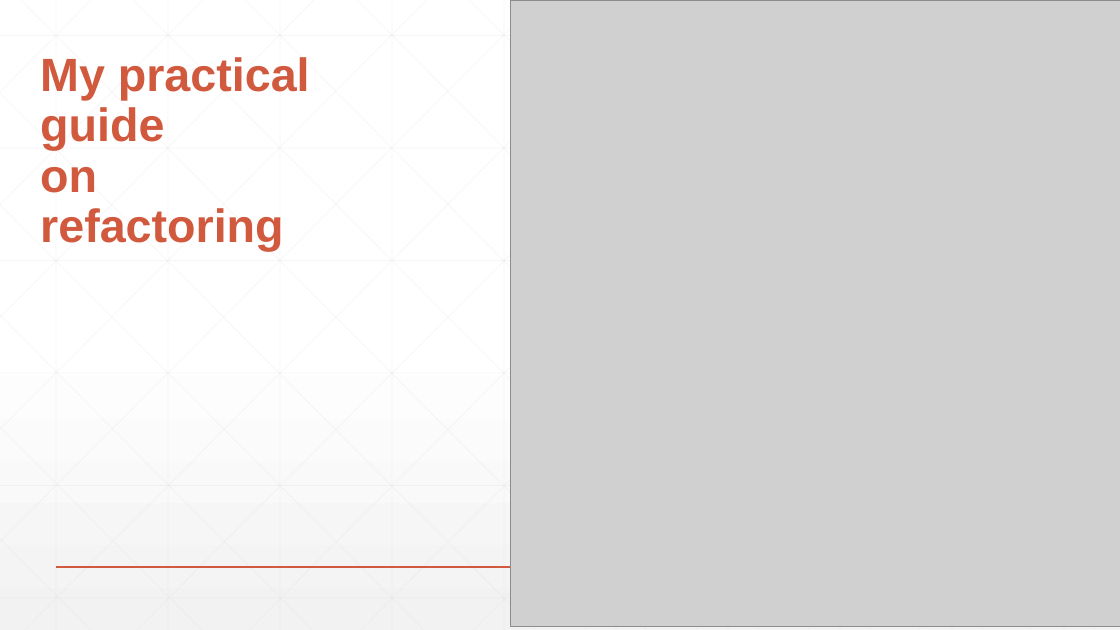
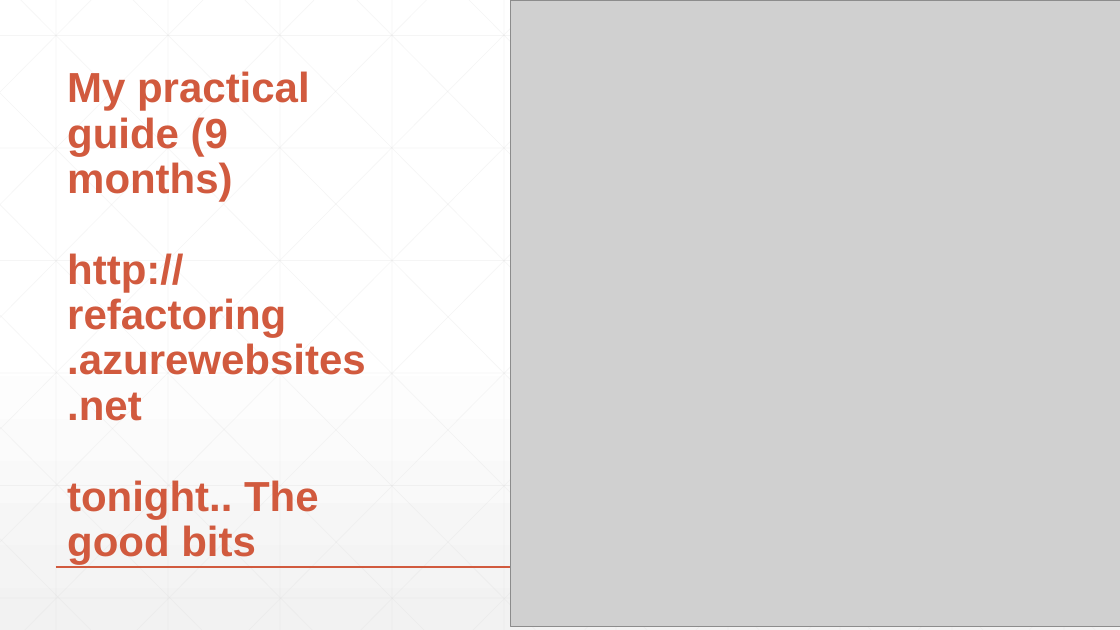
Before and after one commit to djhmateer/Refactoring, a slide deck: slide 2 of Presentation1.pptx (slide 4 before the commit). Drawn at 1120x630 pixels with LibreOffice and Linux fonts; fonts in the diff are those of the drawing; grey boxes stand for pictures. Boxes give left, top, right and bottom in pixels: in the first picture for what was removed or moved away, otherwise in the second. Text is boxed around its words. In the diff, an @@ line names an element or a change of style, - is before the commit and + after.

```diff
--- a/Presentation1.pptx
+++ b/Presentation1.pptx
@@ title at (67, 71, 366, 564): text changed; size 40 to 36 pt @@
-My practical
-guide
-on refactoring
+My practical
+guide (9 months)
+http://
+refactoring
+.azurewebsites.net
+tonight.. The good bits
```
Also in this commit, not shown: 5 other slides changed, 7 slides added, 2 slides removed, 1 other file.
